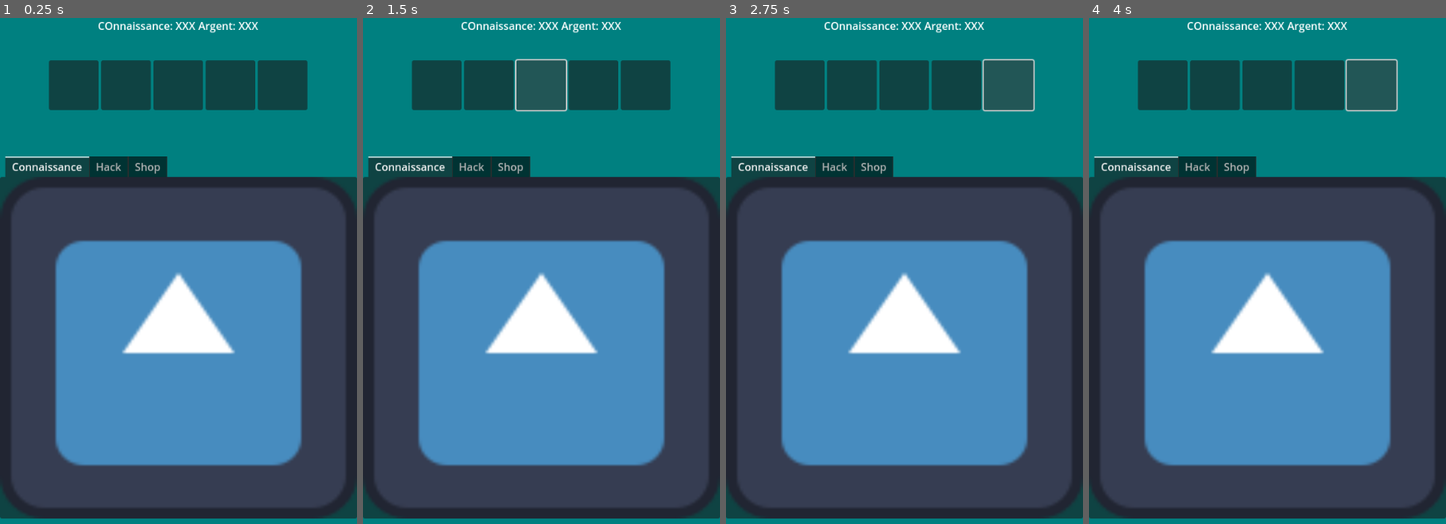
Above: before the commit, frames 1-4 (left to right).
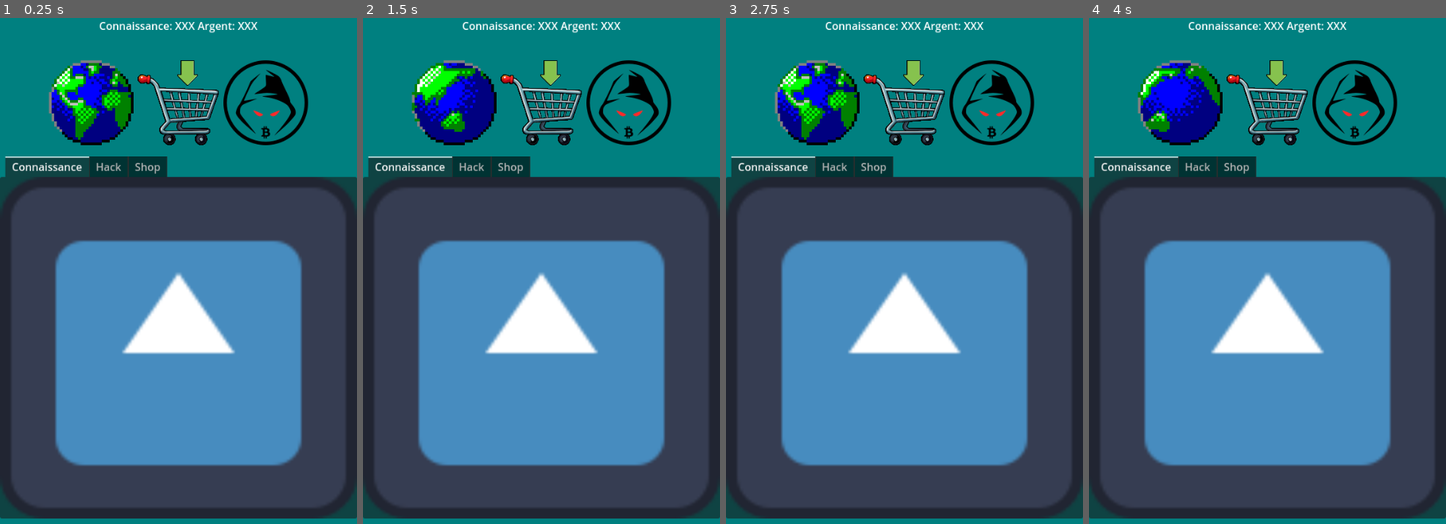
Above: after the commit, the same moments.

Repository: Proksimas/HackerIDLE
Game: Godot game, scene res://Game/Interface/Interface.tscn
Two runs of this game, one before a commit and one after it. Both use one fixed random seed, a clock stepped at 60 frames per second and the inputs below. This scene is started directly instead of the project's main scene. The engine's default icon, where the game draws it, is replaced by a stand-in: a white triangle on a blue panel in a dark square.
Inputs (mouse positions are in pixels of both pictures, inside the frame that each line leads up to; where the layout moved, square brackets give the same spot in the first picture):
- Up to frame 1 (0.25 s): no input
- Up to frame 2 (1.5 s): click (455, 104) [437, 83] at 0.5 s; click (541, 104) at 1.27 s
- Up to frame 3 (2.75 s): click (990, 104) at 2.02 s
- Up to frame 4 (4 s): click (1321, 83) at 2.77 s; click (1371, 83) at 3.52 s

The runs differ from the first frame. In frame 1, 9.5% of the frame differs, in the area x 13-87%, y 0-26%; in frame 2, 9.6%; in frame 3, 9.7%; in frame 4, 9.7%.

Commit message:
added postit animation

Diff:
--- a/hackeridle/Game/Interface/Interface.tscn
+++ b/hackeridle/Game/Interface/Interface.tscn
@@ -1,10 +1,39 @@
-[gd_scene load_steps=5 format=3 uid="uid://bvny24o7ir84f"]
+[gd_scene load_steps=16 format=3 uid="uid://bvny24o7ir84f"]
 
 [ext_resource type="Script" path="res://Game/Interface/interface.gd" id="1_81dom"]
+[ext_resource type="Texture2D" uid="uid://qjvaldkeh84t" path="res://Game/Graphics/App_icons/IE_128/1f9aaee199e94969e87c43b9c8423839mEe1eqnFu0zm3krm-0.png" id="2_p6wh3"]
+[ext_resource type="Texture2D" uid="uid://btsh1antf1vus" path="res://Game/Graphics/App_icons/shopping_cart.png" id="2_u0lvw"]
 [ext_resource type="Texture2D" uid="uid://cbow3lc3huh7r" path="res://icon.svg" id="2_weqoh"]
+[ext_resource type="Texture2D" uid="uid://c2hwsvrfib350" path="res://Game/Graphics/App_icons/dark_shop.png" id="3_aake5"]
+[ext_resource type="Texture2D" uid="uid://i7bysdm7n1xl" path="res://Game/Graphics/App_icons/IE_128/1f9aaee199e94969e87c43b9c8423839mEe1eqnFu0zm3krm-1.png" id="3_ih8ku"]
+[ext_resource type="Texture2D" uid="uid://06y6sx5gym38" path="res://Game/Graphics/App_icons/IE_128/1f9aaee199e94969e87c43b9c8423839mEe1eqnFu0zm3krm-2.png" id="4_xhi7v"]
+[ext_resource type="Texture2D" uid="uid://e1n7cb7f1hyo" path="res://Game/Graphics/App_icons/IE_128/1f9aaee199e94969e87c43b9c8423839mEe1eqnFu0zm3krm-3.png" id="5_pkx54"]
+[ext_resource type="Texture2D" uid="uid://ber8s0ydnwqry" path="res://Game/Graphics/App_icons/IE_128/1f9aaee199e94969e87c43b9c8423839mEe1eqnFu0zm3krm-4.png" id="6_bin0a"]
+[ext_resource type="Texture2D" uid="uid://b1iqfrbgyraf2" path="res://Game/Graphics/App_icons/IE_128/1f9aaee199e94969e87c43b9c8423839mEe1eqnFu0zm3krm-5.png" id="7_5377l"]
+[ext_resource type="Texture2D" uid="uid://cijat4sqsk5mx" path="res://Game/Graphics/App_icons/IE_128/1f9aaee199e94969e87c43b9c8423839mEe1eqnFu0zm3krm-6.png" id="8_dni6j"]
+[ext_resource type="Texture2D" uid="uid://rkrcm4e2dr5b" path="res://Game/Graphics/App_icons/IE_128/1f9aaee199e94969e87c43b9c8423839mEe1eqnFu0zm3krm-7.png" id="9_0m815"]
 
 [sub_resource type="StyleBoxFlat" id="StyleBoxFlat_kypw6"]
 bg_color = Color(0, 0.501961, 0.501961, 1)
+
+[sub_resource type="AnimatedTexture" id="AnimatedTexture_qjpct"]
+frames = 8
+speed_scale = 3.0
+frame_0/texture = ExtResource("2_p6wh3")
+frame_1/texture = ExtResource("3_ih8ku")
+frame_1/duration = 1.0
+frame_2/texture = ExtResource("4_xhi7v")
+frame_2/duration = 1.0
+frame_3/texture = ExtResource("5_pkx54")
+frame_3/duration = 1.0
+frame_4/texture = ExtResource("6_bin0a")
+frame_4/duration = 1.0
+frame_5/texture = ExtResource("7_5377l")
+frame_5/duration = 1.0
+frame_6/texture = ExtResource("8_dni6j")
+frame_6/duration = 1.0
+frame_7/texture = ExtResource("9_0m815")
+frame_7/duration = 1.0
 
 [sub_resource type="StyleBoxEmpty" id="StyleBoxEmpty_s1qt0"]
 
@@ -38,7 +67,7 @@
 
 [node name="Label" type="Label" parent="Panel/VBoxContainer/RessourceBar"]
 layout_mode = 2
-text = "COnnaissance: XXX"
+text = "Connaissance: XXX"
 
 [node name="Label2" type="Label" parent="Panel/VBoxContainer/RessourceBar"]
 layout_mode = 2
@@ -50,25 +79,31 @@
 size_flags_vertical = 3
 columns = 5
 
-[node name="Button" type="Button" parent="Panel/VBoxContainer/GridContainer"]
-custom_minimum_size = Vector2(75, 75)
+[node name="Button" type="TextureButton" parent="Panel/VBoxContainer/GridContainer"]
+custom_minimum_size = Vector2(128, 128)
 layout_mode = 2
+texture_normal = SubResource("AnimatedTexture_qjpct")
+ignore_texture_size = true
 
 [node name="Button2" type="Button" parent="Panel/VBoxContainer/GridContainer"]
+visible = false
 custom_minimum_size = Vector2(75, 75)
 layout_mode = 2
 
 [node name="Button3" type="Button" parent="Panel/VBoxContainer/GridContainer"]
+visible = false
 custom_minimum_size = Vector2(75, 75)
 layout_mode = 2
 
-[node name="Button4" type="Button" parent="Panel/VBoxContainer/GridContainer"]
+[node name="Shopping" type="TextureButton" parent="Panel/VBoxContainer/GridContainer"]
 custom_minimum_size = Vector2(75, 75)
 layout_mode = 2
+texture_normal = ExtResource("2_u0lvw")
 
-[node name="Button5" type="Button" parent="Panel/VBoxContainer/GridContainer"]
+[node name="DarkShop" type="TextureButton" parent="Panel/VBoxContainer/GridContainer"]
 custom_minimum_size = Vector2(75, 75)
 layout_mode = 2
+texture_normal = ExtResource("3_aake5")
 
 [node name="TabContainer" type="TabContainer" parent="Panel/VBoxContainer"]
 layout_mode = 2
Binary file added: hackeridle/Game/Graphics/App_icons/IE_128/1f9aaee199e94969e87c43b9c8423839mEe1eqnFu0zm3krm-0.png
Not shown, added: hackeridle/Game/Graphics/App_icons/IE_128/1f9aaee199e94969e87c43b9c8423839mEe1eqnFu0zm3krm-0.png.import
Binary file added: hackeridle/Game/Graphics/App_icons/IE_128/1f9aaee199e94969e87c43b9c8423839mEe1eqnFu0zm3krm-1.png
Not shown, added: hackeridle/Game/Graphics/App_icons/IE_128/1f9aaee199e94969e87c43b9c8423839mEe1eqnFu0zm3krm-1.png.import
Binary file added: hackeridle/Game/Graphics/App_icons/IE_128/1f9aaee199e94969e87c43b9c8423839mEe1eqnFu0zm3krm-2.png
Not shown, added: hackeridle/Game/Graphics/App_icons/IE_128/1f9aaee199e94969e87c43b9c8423839mEe1eqnFu0zm3krm-2.png.import
Binary file added: hackeridle/Game/Graphics/App_icons/IE_128/1f9aaee199e94969e87c43b9c8423839mEe1eqnFu0zm3krm-3.png
Not shown, added: hackeridle/Game/Graphics/App_icons/IE_128/1f9aaee199e94969e87c43b9c8423839mEe1eqnFu0zm3krm-3.png.import
Binary file added: hackeridle/Game/Graphics/App_icons/IE_128/1f9aaee199e94969e87c43b9c8423839mEe1eqnFu0zm3krm-4.png
Not shown, added: hackeridle/Game/Graphics/App_icons/IE_128/1f9aaee199e94969e87c43b9c8423839mEe1eqnFu0zm3krm-4.png.import
Binary file added: hackeridle/Game/Graphics/App_icons/IE_128/1f9aaee199e94969e87c43b9c8423839mEe1eqnFu0zm3krm-5.png
Not shown, added: hackeridle/Game/Graphics/App_icons/IE_128/1f9aaee199e94969e87c43b9c8423839mEe1eqnFu0zm3krm-5.png.import
(and 48 more such lines)
